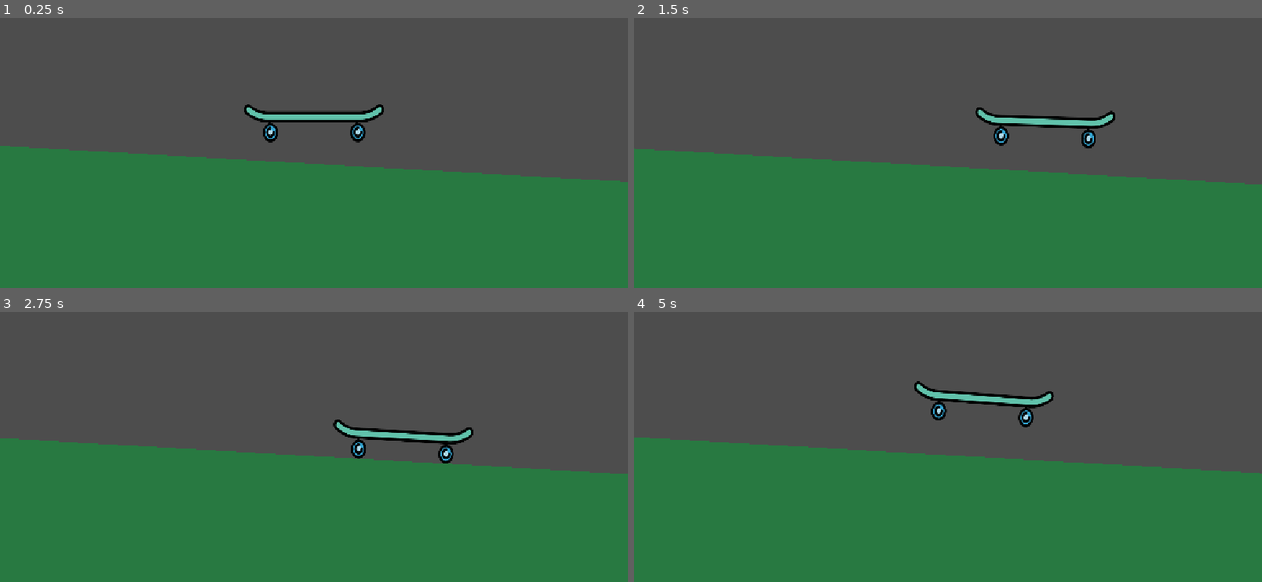
Above: before the commit, frames 1-4 (two rows, left to right).
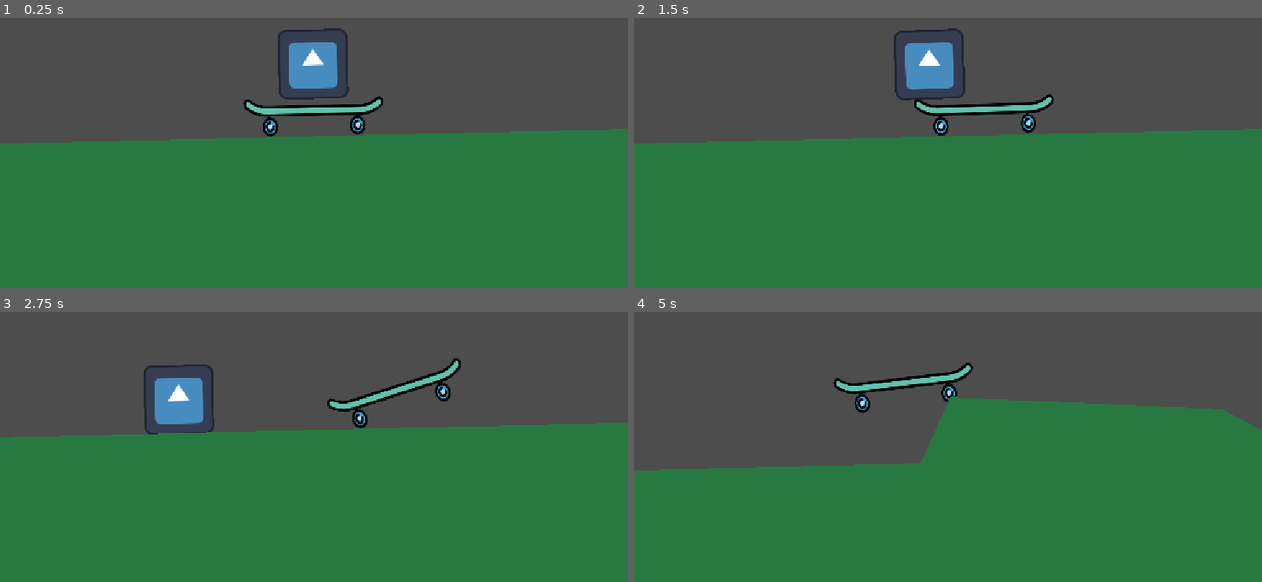
Above: after the commit, the same moments.

Repository: wolskao/TheStickmanSkater
Game: Godot game, scene res://Scenes/MainScene.tscn
The game is run twice, just before and just after one commit, with the same random seed, the same clock (stepped at 60 frames per second) and the same inputs. The engine's default icon, where the game draws it, is replaced by a stand-in: a white triangle on a blue panel in a dark square.
Inputs:
- Up to frame 1 (0.25 s): no input
- Up to frame 2 (1.5 s): hold D (move_right) 0.53-1.28 s; tap Space (jump) at 0.77 s; hold A (move_left) from 1.28 s (still down)
- Up to frame 3 (2.75 s): tap Space (jump) at 1.52 s; release A (move_left) at 2.03 s; hold D (move_right) from 2.03 s (still down)
- Up to frame 4 (5 s): tap Space (jump) at 3.02, 3.77, 4.52 s; release D (move_right) at 3.53 s; hold A (move_left) from 3.53 s (still down)

The runs differ from the first frame. In frame 1, 13% of the frame differs, in the area x 0-100%, y 3-61%; in frame 2, 15%; in frame 3, 13%; in frame 4, 17%, in the area x 0-100%, y 18-60%.

Commit message:
Body sprite added to the board
the body does not connect well with a PinJoint2D, testing other solutions

Diff:
--- a/Scenes/MainScene.tscn
+++ b/Scenes/MainScene.tscn
@@ -17,9 +17,12 @@
 
 [node name="CollisionPolygon2D" type="CollisionPolygon2D" parent="Ground" unique_id=333887805]
 position = Vector2(1156, 646)
-polygon = PackedVector2Array(0, -8, 1150, 106, 1158, 275, 7, 278)
+build_mode = 1
+polygon = PackedVector2Array(0, -8, 636.8451, -29.499344, 678.1431, -109.57357, 891.4453, -90.440796, 1246.5231, 122.85426, 1675.2561, 76.79387, 2002.66, 283.0027, 7, 278)
 
 [node name="Polygon2D" type="Polygon2D" parent="Ground" unique_id=295622607]
 position = Vector2(1166, 642)
 color = Color(0.15916517, 0.47636306, 0.2586609, 1)
-polygon = PackedVector2Array(-8, -2, 1144, 108, 1148, 276, -1, 283)
+antialiased = true
+polygon = PackedVector2Array(-8, -2, 638.7662, -26.916595, 662.18256, -113.36841, 873.35596, -97.77873, 936.3674, -44.632126, 1236.5231, 142.44392, 1669.5137, 80.79387, 1981.1647, 290.54578, -1, 283, -10.932571, -1.4062195)
+uv = PackedVector2Array(-8, -2, 638.7662, -26.916595, 662.18256, -113.36841, 873.35596, -97.77873, 936.3674, -44.632126, 1236.5231, 142.44392, 1669.5137, 80.79387, 1981.1647, 290.54578, -1, 283, -10.932571, -1.4062195)
--- a/Scenes/Player.tscn
+++ b/Scenes/Player.tscn
@@ -2,6 +2,7 @@
 
 [ext_resource type="Script" uid="uid://buwugpsj6xhv7" path="res://Scenes/player.gd" id="1_kyqiw"]
 [ext_resource type="Texture2D" uid="uid://4acjfovfk550" path="res://Assets/Sprites/skateboardAsset.png" id="1_rpqav"]
+[ext_resource type="Texture2D" uid="uid://bvcm5xo0sp0aw" path="res://icon.svg" id="2_gntrk"]
 
 [sub_resource type="PhysicsMaterial" id="PhysicsMaterial_gntrk"]
 friction = 0.1
@@ -13,24 +14,26 @@
 [sub_resource type="CircleShape2D" id="CircleShape2D_vq7pl"]
 radius = 18.027756
 
+[sub_resource type="PhysicsMaterial" id="PhysicsMaterial_dewec"]
+friction = 0.0
+bounce = 0.2
+absorbent = true
+
+[sub_resource type="RectangleShape2D" id="RectangleShape2D_gntrk"]
+size = Vector2(20, 22.914406)
+
 [node name="Player" type="CharacterBody2D" unique_id=295827543]
 
 [node name="Skateboard" type="RigidBody2D" parent="." unique_id=47734110]
-mass = 1.5
+mass = 1.2
 physics_material_override = SubResource("PhysicsMaterial_gntrk")
-gravity_scale = 1.5
+gravity_scale = 1.3
 continuous_cd = 1
 linear_damp = 0.1
 angular_damp = 1.0
 constant_force = Vector2(0.5, 0.5)
 script = ExtResource("1_kyqiw")
 rotation_force = 2000.0
-
-[node name="DeckCol" type="CollisionShape2D" parent="Skateboard" unique_id=774361457]
-position = Vector2(0, -18)
-rotation = 1.5711011
-scale = Vector2(1.1858567, 1.8166643)
-shape = SubResource("CapsuleShape2D_gntrk")
 
 [node name="Sprite2D" type="Sprite2D" parent="Skateboard" unique_id=1891656877]
 scale = Vector2(0.50113976, 0.6260893)
@@ -44,6 +47,12 @@
 [node name="RayCast2D" type="RayCast2D" parent="Skateboard" unique_id=340648984]
 target_position = Vector2(0, 40)
 
+[node name="DeckCol" type="CollisionShape2D" parent="Skateboard" unique_id=774361457]
+position = Vector2(0, -18)
+rotation = 1.5711011
+scale = Vector2(1.1858567, 1.8166643)
+shape = SubResource("CapsuleShape2D_gntrk")
+
 [node name="BackWheelCol" type="CollisionShape2D" parent="Skateboard" unique_id=1490161909]
 position = Vector2(-80, 17)
 shape = SubResource("CircleShape2D_vq7pl")
@@ -51,3 +60,17 @@
 [node name="FrontWheelCol" type="CollisionShape2D" parent="Skateboard" unique_id=1607063770]
 position = Vector2(80, 17)
 shape = SubResource("CircleShape2D_vq7pl")
+
+[node name="Body" type="RigidBody2D" parent="Skateboard" unique_id=252590806]
+position = Vector2(-1, -91)
+mass = 5.0
+physics_material_override = SubResource("PhysicsMaterial_dewec")
+gravity_scale = 3.0
+
+[node name="CollisionShape2D" type="CollisionShape2D" parent="Skateboard/Body" unique_id=180767696]
+position = Vector2(0, -3.1287842)
+scale = Vector2(6.9783573, 5.487484)
+shape = SubResource("RectangleShape2D_gntrk")
+
+[node name="Sprite2D" type="Sprite2D" parent="Skateboard/Body" unique_id=1432497897]
+texture = ExtResource("2_gntrk")
